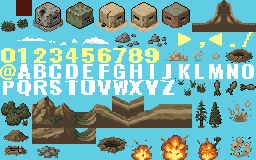
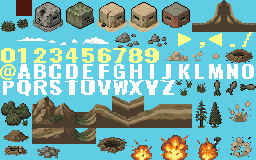
Layers edited between the first and the second 256px x 160px image:
painted on "pillboxtiles.gif" over <box>21,40,196,96</box>
